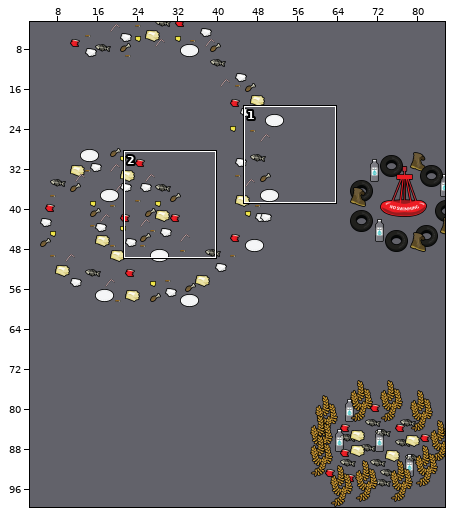
Tiled map (JSON): src/tiled/level4.json. Above, an overview of the earlier version with the close-up marked.
Close-up. Before the edit:
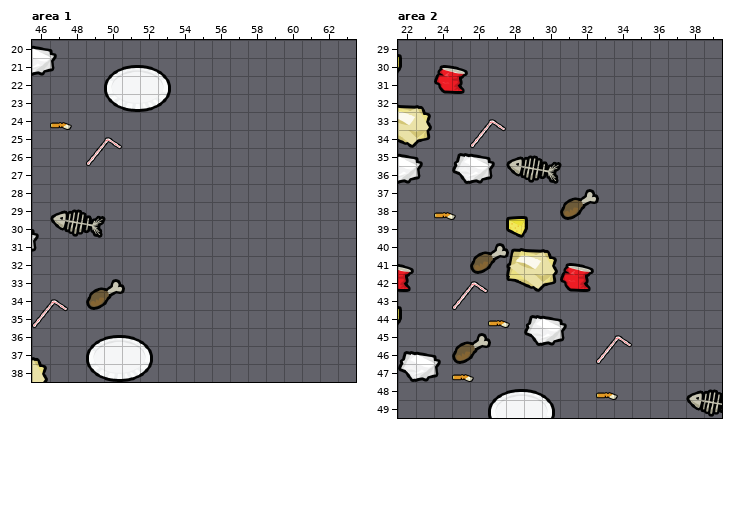
Cells are 32x32 px. Shown: area 1 x 46..63, y 20..38; area 2 x 22..39, y 29..49. The commit also changed other parts of the map, which this record leaves out.
And afterwards:
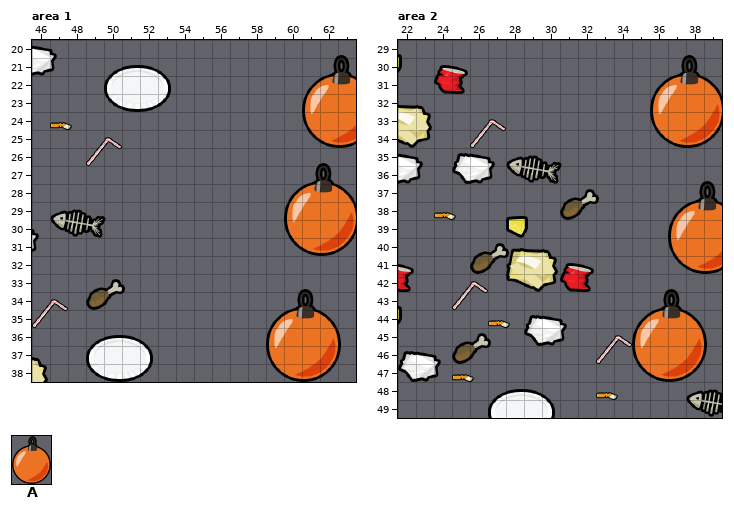
Key: from "junk": A 25 "orangeBuoy".
_ is an empty cell.
What changed:
Layer "Tile Layer 1", area 1:
The edit adds tile A in row 25 at x 61; in row 31 at x 60; in row 38 at x 59.
Layer "Tile Layer 1", area 2:
The edit adds tile A in row 34 at x 36; in row 41 at x 37; in row 47 at x 35.
